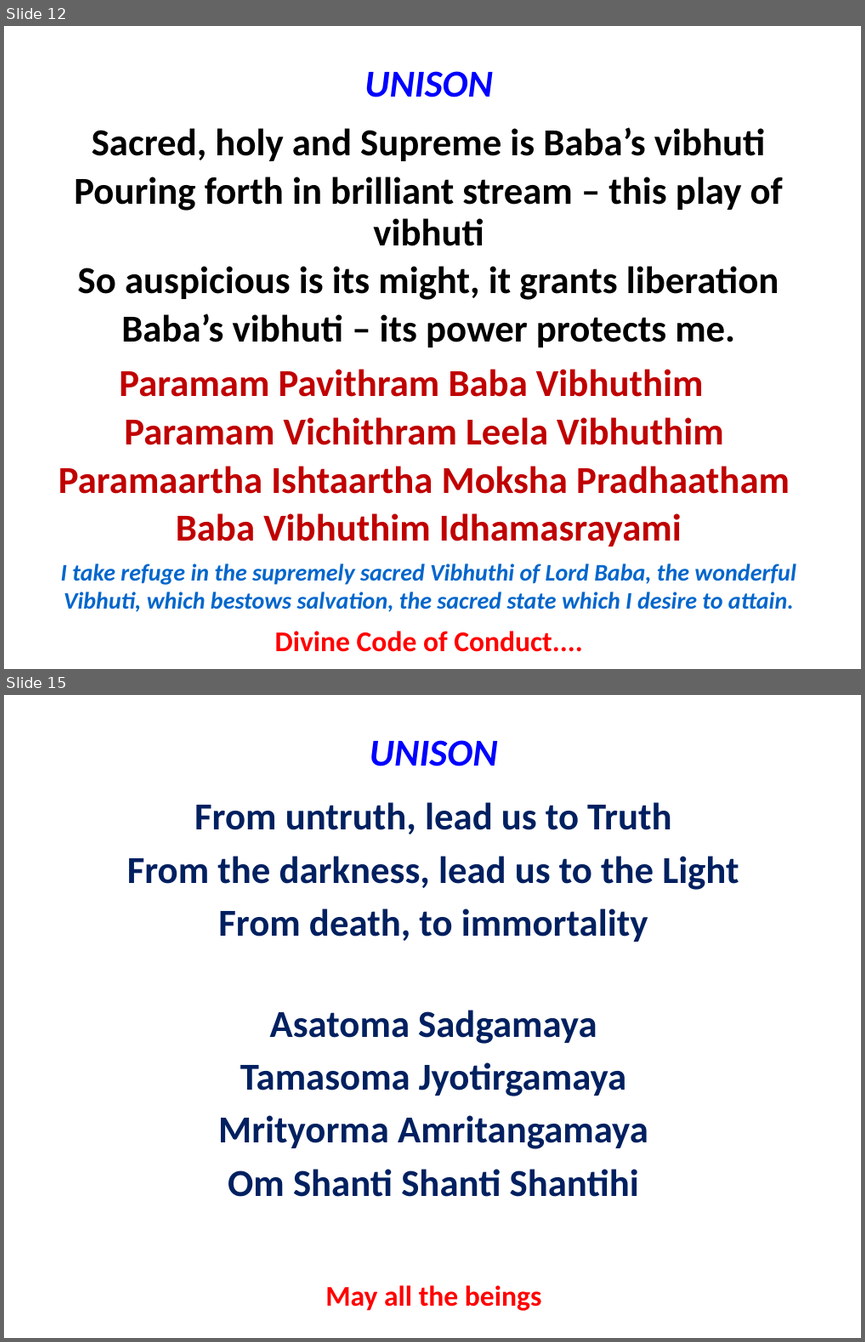
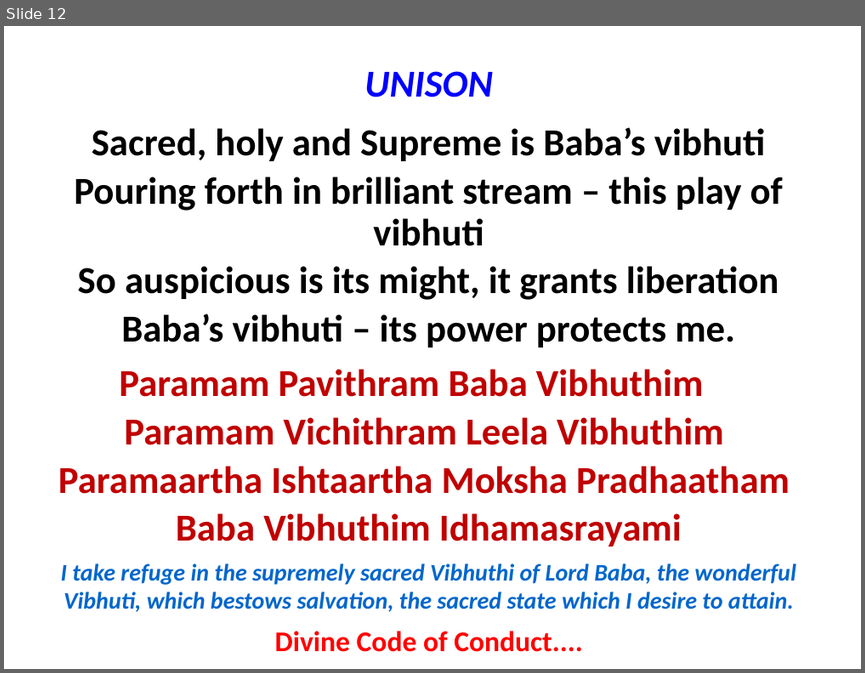
Before and after one commit to rkanadam/saibhajanmaker, a slide deck: WebContent/WEB-INF/suffix.pptx. Shown one above the other, each under a label of ours: slides 12 and 15 before the commit, slide 12 after it; the slides between them are not shown. The pictures are 865x1342 and 865x673 pixels, drawn with LibreOffice and Linux fonts; fonts in the diff are those of the drawing. Boxes give left, top, right and bottom in pixels: in the first picture for what was removed or moved away, otherwise in the second. Text is boxed around its words. In the diff, an @@ line names an element or a change of style, - is before the commit and + after.

```diff
--- a/WebContent/WEB-INF/suffix.pptx
+++ b/WebContent/WEB-INF/suffix.pptx
@@ slide 15 removed at [4, 695, 861, 1338], background #FFFFFF @@
@@ text removed at [370, 740, 498, 766] @@
-UNISON
@@ text removed at [127, 802, 738, 941] @@
-From untruth, lead us to Truth
-From the darkness, lead us to the Light
-From death, to immortality
@@ text removed at [218, 1009, 648, 1197] @@
-Asatoma Sadgamaya
-Tamasoma Jyotirgamaya
-Mrityorma Amritangamaya
-Om Shanti Shanti Shantihi
@@ text removed at [325, 1285, 541, 1310] @@
-May all the beings
```
Also in this commit, not shown: 5 other slides removed, 7 other files.
